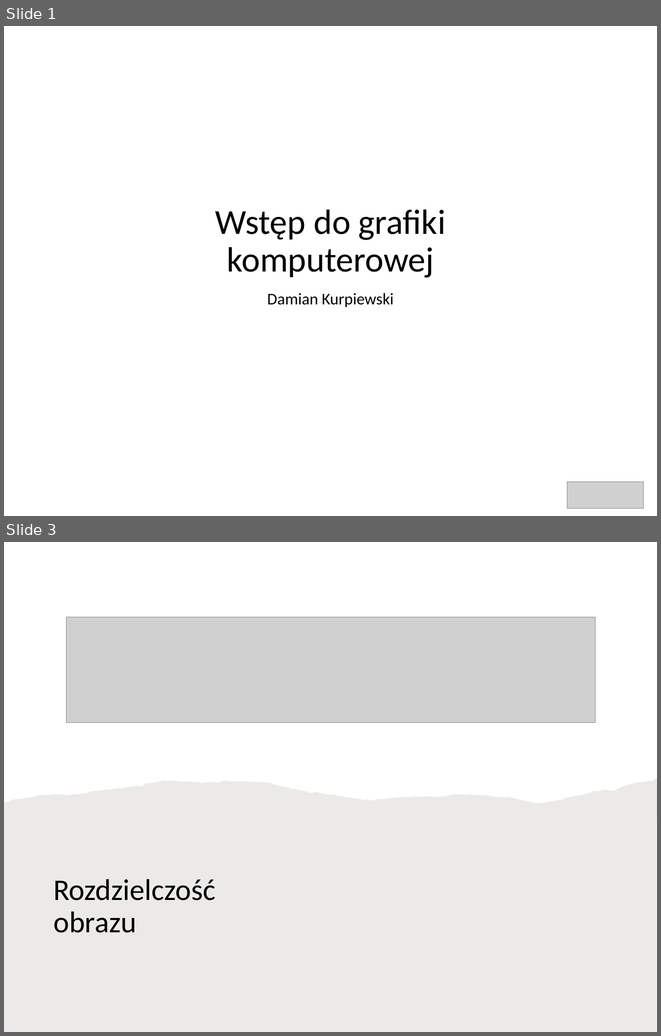
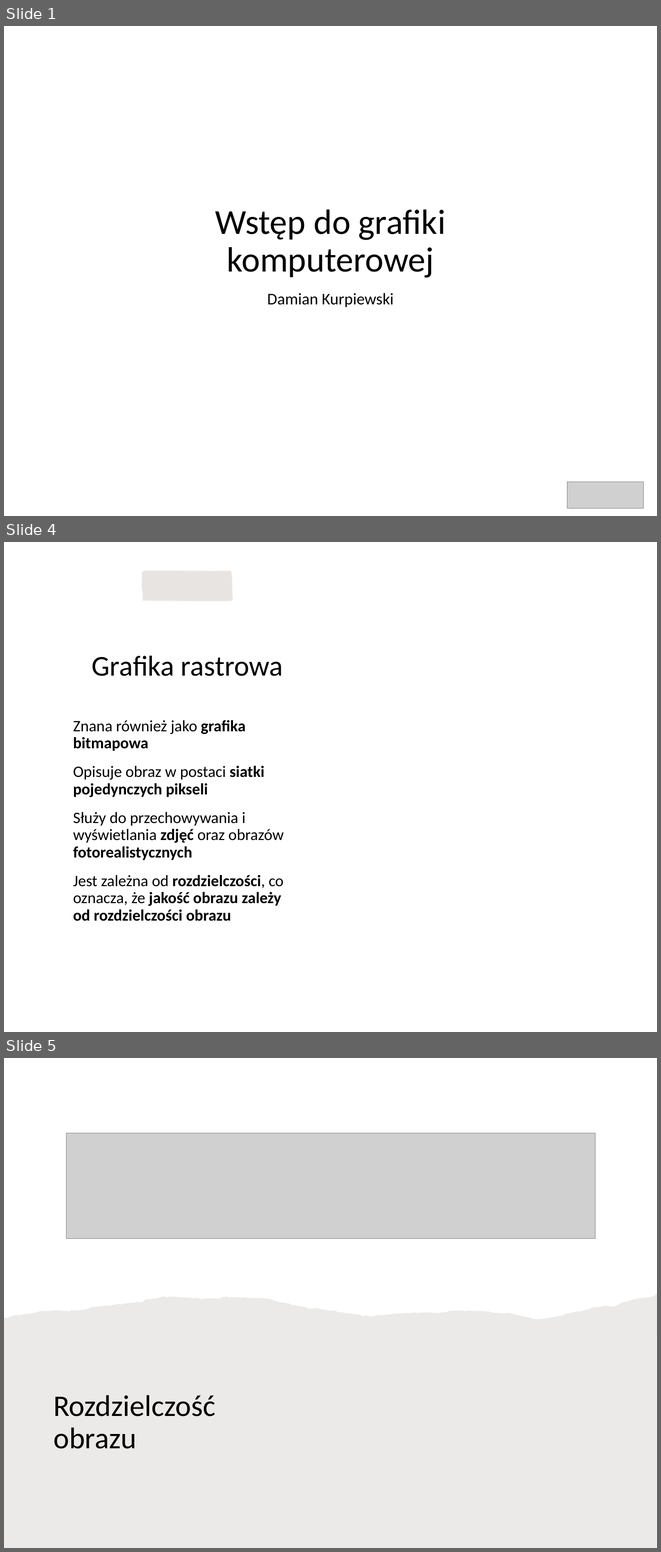
Before and after one commit to blackbat13/cs-lut, a slide deck: Grafika/Grafika rastrowa i wektorowa.pptx. Shown one above the other, each under a label of ours: slides 1 and 3 before the commit, slides 1, 4 and 5 after it; the slides between them are not shown. The pictures are 661x1036 and 661x1552 pixels, drawn with LibreOffice and Linux fonts; fonts in the diff are those of the drawing; grey boxes stand for pictures; background and template pictures are left out. Boxes give left, top, right and bottom in pixels: in the first picture for what was removed or moved away, otherwise in the second. Text is boxed around its words. In the diff, an @@ line names an element or a change of style, - is before the commit and + after.

```diff
--- a/Grafika/Grafika rastrowa i wektorowa.pptx
+++ b/Grafika/Grafika rastrowa i wektorowa.pptx
@@ slide 4 added at bbox=[4, 542, 657, 1032], background picture (left out) @@
@@ freeform shape added at bbox=[141, 571, 232, 601], fill #D9D4D0 at 60% opacity @@
@@ freeform shape added at bbox=[43, 585, 330, 980], fill #FFFFFF @@
@@ title added at bbox=[92, 655, 283, 676], 45 pt, text #000000 @@
+Grafika rastrowa
@@ text added at bbox=[73, 720, 283, 921], 25 pt, text #000000, bold @@
+Znana również jako grafika bitmapowa
+Opisuje obraz w postaci siatki pojedynczych pikseli
+Służy do przechowywania i wyświetlania zdjęć oraz obrazów fotorealistycznych
+Jest zależna od rozdzielczości, co oznacza, że jakość obrazu zależy od rozdzielczości obrazu
@@ what was slide 3 is now slide 5 @@
```
Also in this commit, not shown: 1 slide changed, 4 other slides added, 1 other file.
